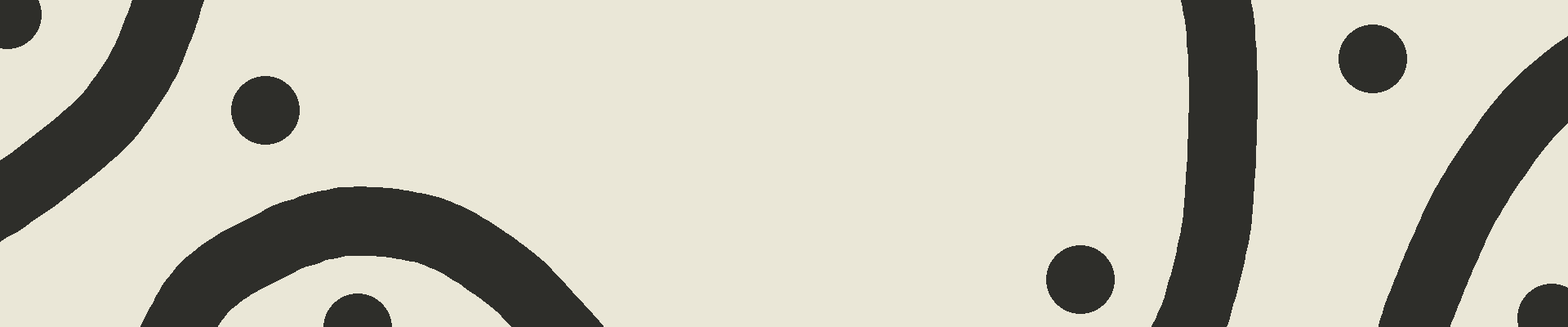
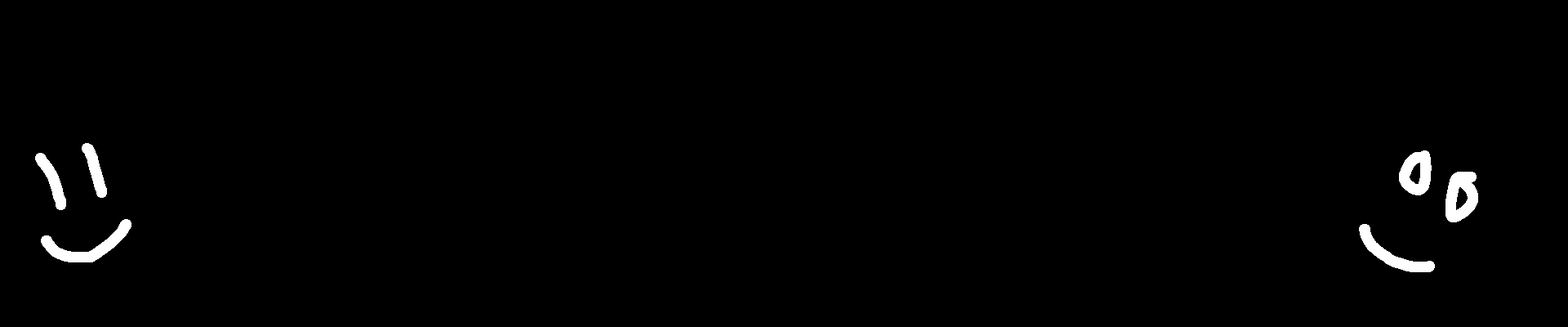
Two versions of the same layered image (1568px x 327px). Layer-by-layer changes:
added layer "Calque 2" above "Calque 1" over [0, 0, 1568, 327]
